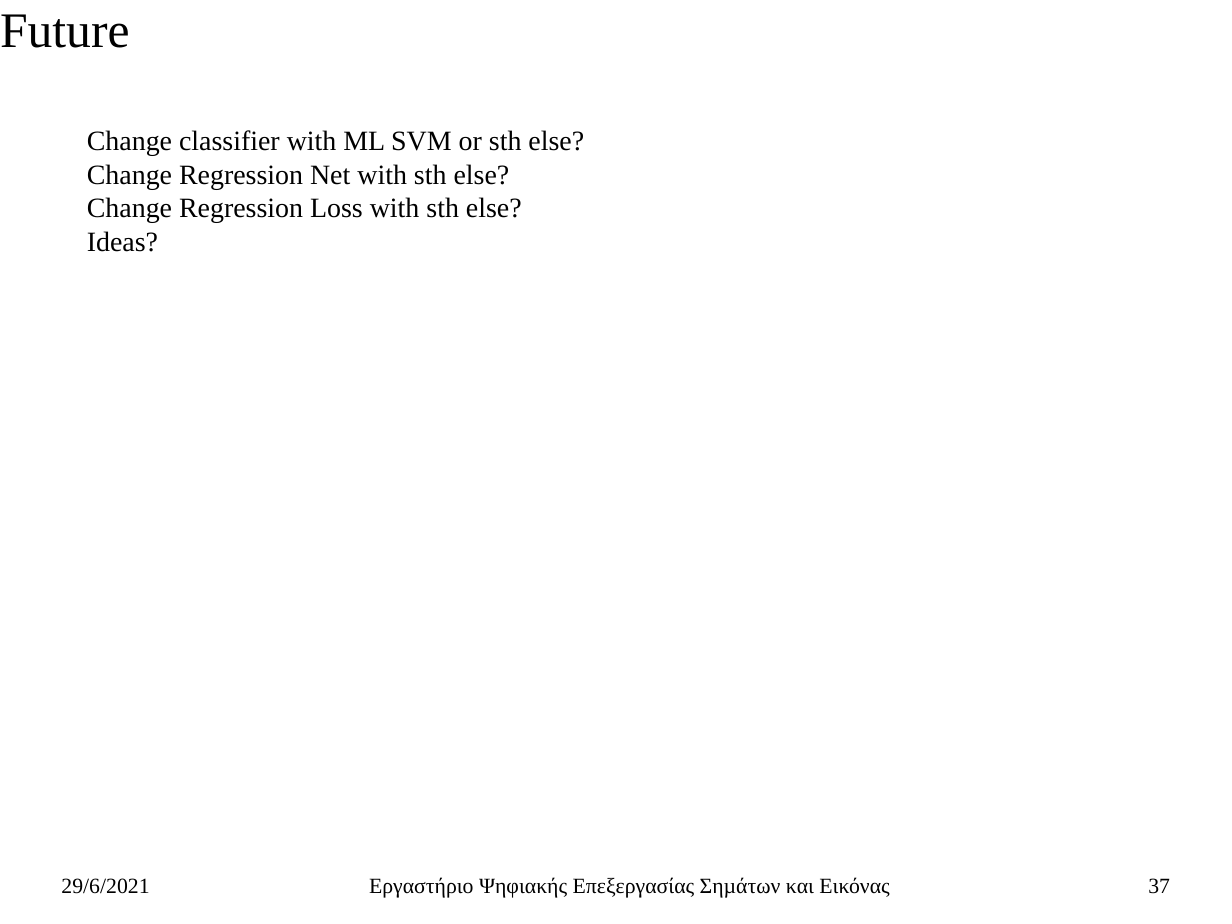
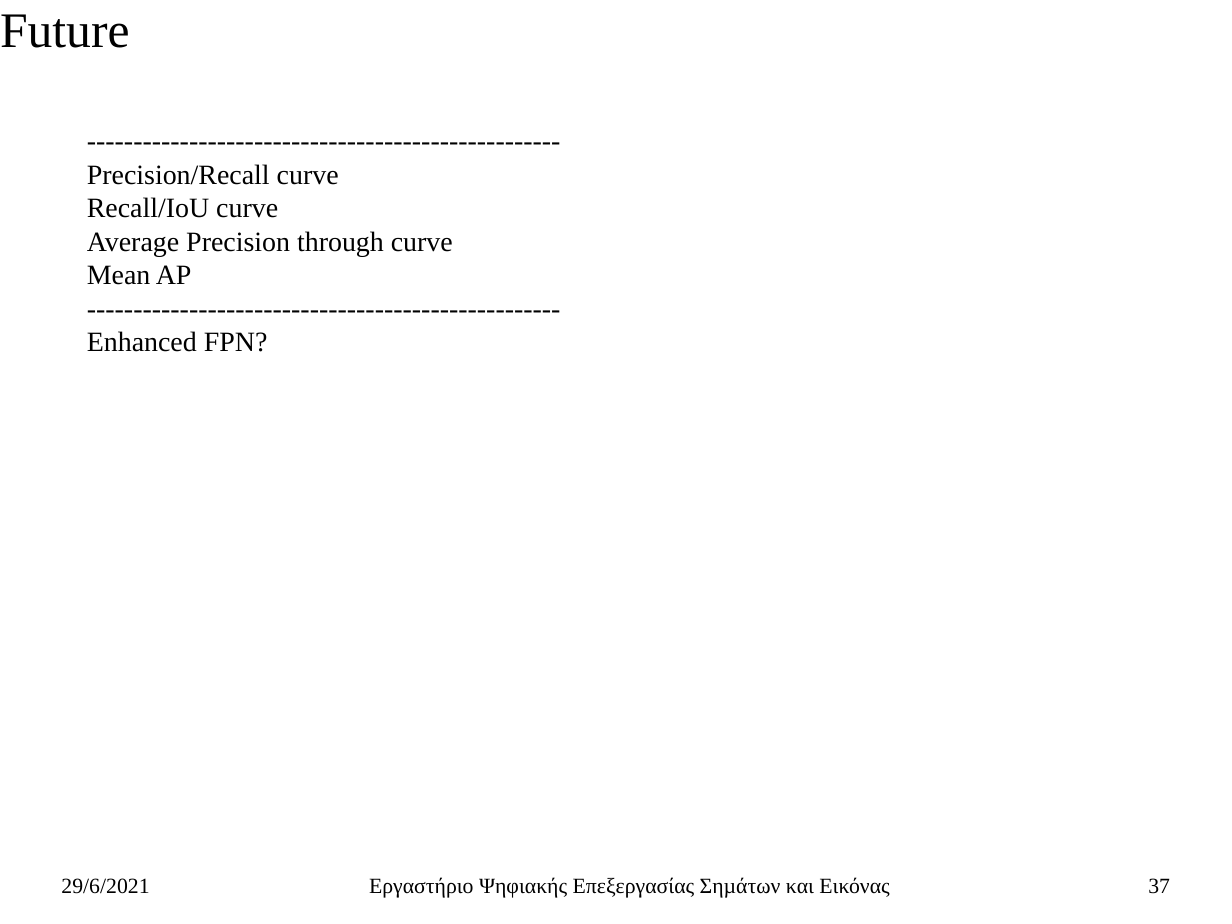
Before and after one commit to ChristosTrimas/ai-detection-systems, a slide deck: slide 37 of thesis/thesis_so_far_presentation_v_0_3.pptx. Drawn at 1232x924 pixels with LibreOffice and Linux fonts; fonts in the diff are those of the drawing. Boxes give left, top, right and bottom in pixels: in the first picture for what was removed or moved away, otherwise in the second. Text is boxed around its words. In the diff, an @@ line names an element or a change of style, - is before the commit and + after.

```diff
--- a/thesis/thesis_so_far_presentation_v_0_3.pptx
+++ b/thesis/thesis_so_far_presentation_v_0_3.pptx
@@ text at bbox=[87, 164, 453, 352]: text changed @@
-Change classifier with ML SVM or sth else?
-Change Regression Net with sth else?
-Change Regression Loss with sth else?
-Ideas?
+---------------------------------------------------
+Precision/Recall curve
+Recall/IoU curve
+Average Precision through curve
+Mean AP
+---------------------------------------------------
+Enhanced FPN?
```
Also in this commit, not shown: 2 other slides changed.
